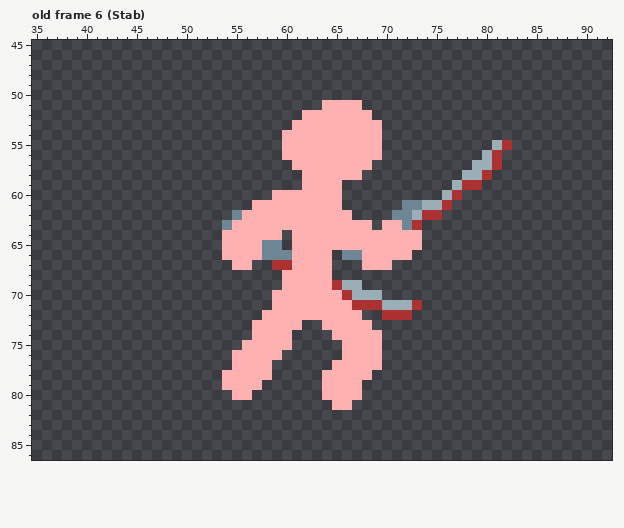
Pixel-art file -- yomi/YomiHustle/_Katarina/characters/Katarina/Katarina.aseprite. Above, as it was before the edit.
128x128 pixels, 20 frames. Shown: old frame 6 (Stab): x 35..92, y 45..86. The commit also changed other frames, which this record leaves out.
New version:
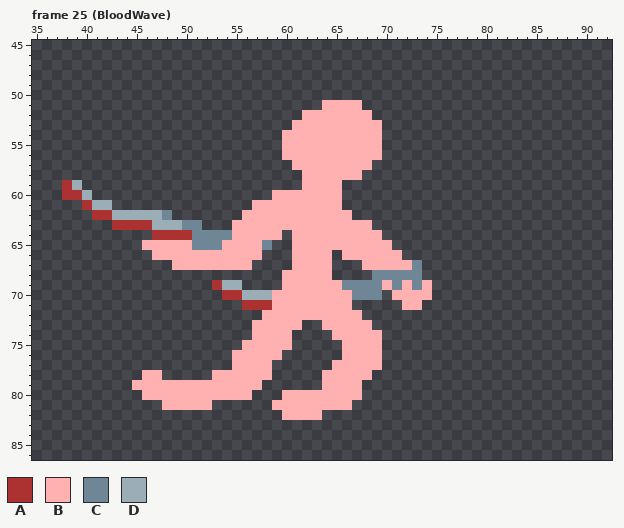
Palette (. is transparent): A #ac3232  B #ffb1b1  C #6e8696  D #9badb7
A new or re-ordered frame is compared with the old frame closest to it.
Edits made:
frames 20 -> 52
Frame 25 (BloodWave) is new; against old frame 6 (Stab), layers "Knifes", "Body":
y 55: x 81..82 DA -> ..
y 56: x 80..81 DA -> ..
y 57: x 79..81 DDA -> ...
y 58: x 78..80 DDA -> ...
y 59: x 38..39 .. -> AD; x 77..79 DAA -> ...
y 60: x 38..40 ... -> AAD; x 76..77 DA -> ..
y 61: x 40..42 ... -> ADD; x 72..76 CCDDA -> .....
y 62: x 41..48 ........ -> AADDDDDC; x 55 C -> .; x 71..75 CCDAA -> .....
y 63: x 43..51 ......... -> AAAADDDCC; x 54 C -> .; x 70..73 BBCA -> ....
y 64: x 47..54 .......B -> AAAACCCC; x 70..73 BBBB -> ....
y 65: x 46..53 ........ -> BBBBBCCC; x 59 C -> .; x 71..73 BBB -> ...
y 66: x 47..53 ....... -> BBBBBBB; x 58..60 CCC -> ...; x 66..67 CC -> BB; x 72 B -> .
y 67: x 49..54 ...... -> BBBBBB; x 59..60 AA -> ..; x 71..73 ... -> BBC
y 68: x 69..73 ..... -> CCCCC
y 69: x 53..55 ... -> ADD; x 65..74 ADD....... -> BCCCCBCBCB
y 70: x 54..58 ..... -> AADDD; x 66..69 ADDD -> BCCC; x 71..74 .... -> BBBB
y 71: x 56..58 ... -> AAA; x 67..73 AAADDDA -> .....BB
y 72: x 70..72 AAA -> ...
y 78: x 46..47 .. -> BB; x 53 . -> B
y 79: x 45..53 ......... -> BBBBBBBBB
y 80: x 46..54 ......... -> BBBBBBBBB; x 60..63 .... -> BBBB
y 81: x 48..52 ..... -> BBBBB; x 59..64 ...... -> BBBBBB
y 82: x 60..63 .... -> BBBB
Changed places in both pictures, as pixel boxes (x1, y1, x2, y2):
changed: (332, 140, 512, 320)
changed: (62, 180, 292, 310)
added: (132, 370, 232, 410)
added: (272, 390, 332, 420)
